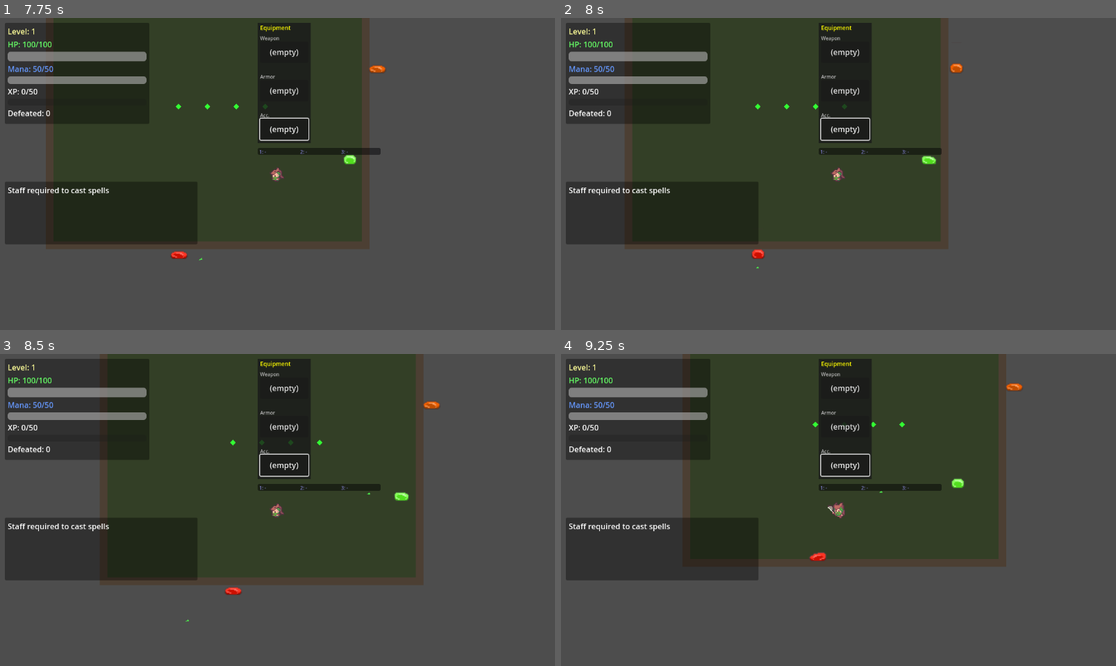
Above: before the commit, frames 1-4 (two rows, left to right).
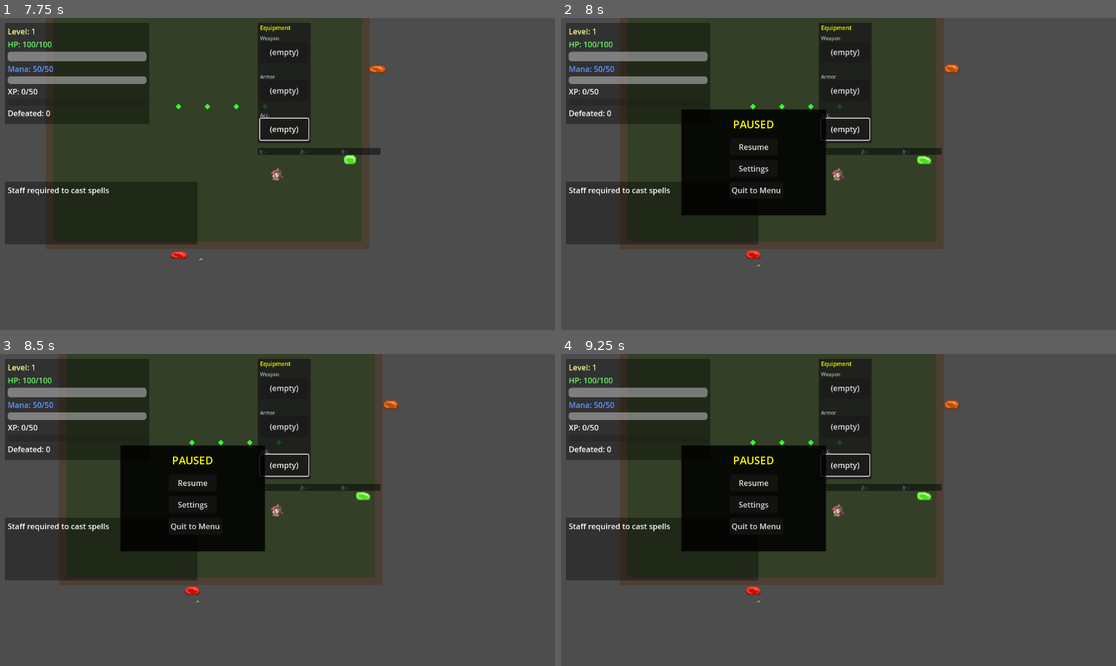
Above: after the commit, the same moments.

Repository: SFMiner/DeepGame_MVP
Game: Godot game, scene res://scenes/splash_screen.tscn
The game is run twice, just before and just after one commit, with the same random seed, the same clock (stepped at 60 frames per second) and the same inputs.
Inputs (mouse positions are in pixels of both pictures, inside the frame that each line leads up to):
- Up to frame 1 (7.75 s): tap Enter at 0.5 s; move the mouse to (399, 158) at 0.52 s; hold D (move_right) 0.53-1.25 s; tap Space (attack_melee) at 0.6 s; click (399, 158) at 0.67 s; click "New Game" at 1.25 s; click "Confirm" at 2 s; click "(empty)" at 2.75 s; click "(empty)" at 3.5 s; click "(empty)" at 4.25 s; move the mouse to (166, 189) at 5.02 s; hold S (move_down) 5.03-5.78 s; tap X (attack_ranged) at 5.1 s; move the mouse to (333, 105) at 5.77 s; hold D (move_right) 5.78-6.53 s; tap E (interact) at 5.85 s; move the mouse to (249, 236) at 6.52 s; hold W (move_up) 6.53-7.28 s; tap 1 (spell_1) at 6.6 s; click (249, 236) at 6.67 s; move the mouse to (444, 220) at 7.27 s; hold A (move_left) from 7.28 s (still down); tap 2 (spell_2) at 7.35 s
- Up to frame 2 (8 s): keep holding A (move_left); tap Escape (pause) at 7.9 s
- Up to frame 3 (8.5 s): keep holding A (move_left); move the mouse to (111, 463) at 8.02 s; tap 3 (spell_3) at 8.1 s
- Up to frame 4 (9.25 s): move the mouse to (866, 510) at 8.77 s; release A (move_left) at 8.78 s; hold S (move_down) from 8.78 s (still down); tap Space (attack_melee) at 8.85 s; click (866, 510) at 8.92 s

Frame 1 is identical in both runs. In frame 2, 10% of the frame differs, in the area x 10-73%, y 0-81%; in frame 3, 19%; in frame 4, 27%, in the area x 10-84%, y 0-80%.

Commit message:
Fix: move pause toggle to _process with Input.is_action_just_pressed — immune to UI focus/event consumption
- _process runs via PROCESS_MODE_ALWAYS even during pause
- is_action_just_pressed checks engine state directly, no event routing issues
- Removed pause from _input and _unhandled_input to avoid double-fire

Diff:
--- a/scripts/HUD.gd
+++ b/scripts/HUD.gd
@@ -50,6 +50,10 @@
 	EventBus.game_message.connect(_on_game_message)
 	EventBus.all_enemies_defeated.connect(_on_all_enemies_defeated)
 
+func _process(_delta: float) -> void:
+	if Input.is_action_just_pressed("pause"):
+		_handle_pause()
+
 func _create_ui() -> void:
 	var top_panel: Panel = Panel.new()
 	top_panel.position = Vector2(10, 10)
@@ -423,10 +427,6 @@
 func _input(event: InputEvent) -> void:
 	if event is InputEventKey and event.echo:
 		return
-	if event.is_action_pressed("pause"):
-		_handle_pause()
-		return
-
 	if event.is_action_pressed("inventory"):
 		_inventory_open = not _inventory_open
 		_inventory_panel.visible = _inventory_open
@@ -445,10 +445,6 @@
 	if _inventory_open and event is InputEventKey and event.pressed and event.keycode == KEY_X:
 		_try_drop_selected()
 
-func _unhandled_input(event: InputEvent) -> void:
-	if event.is_action_pressed("pause"):
-		_handle_pause()
-
 func _handle_pause() -> void:
 	if _settings_panel.visible:
 		_settings_panel.visible = false
